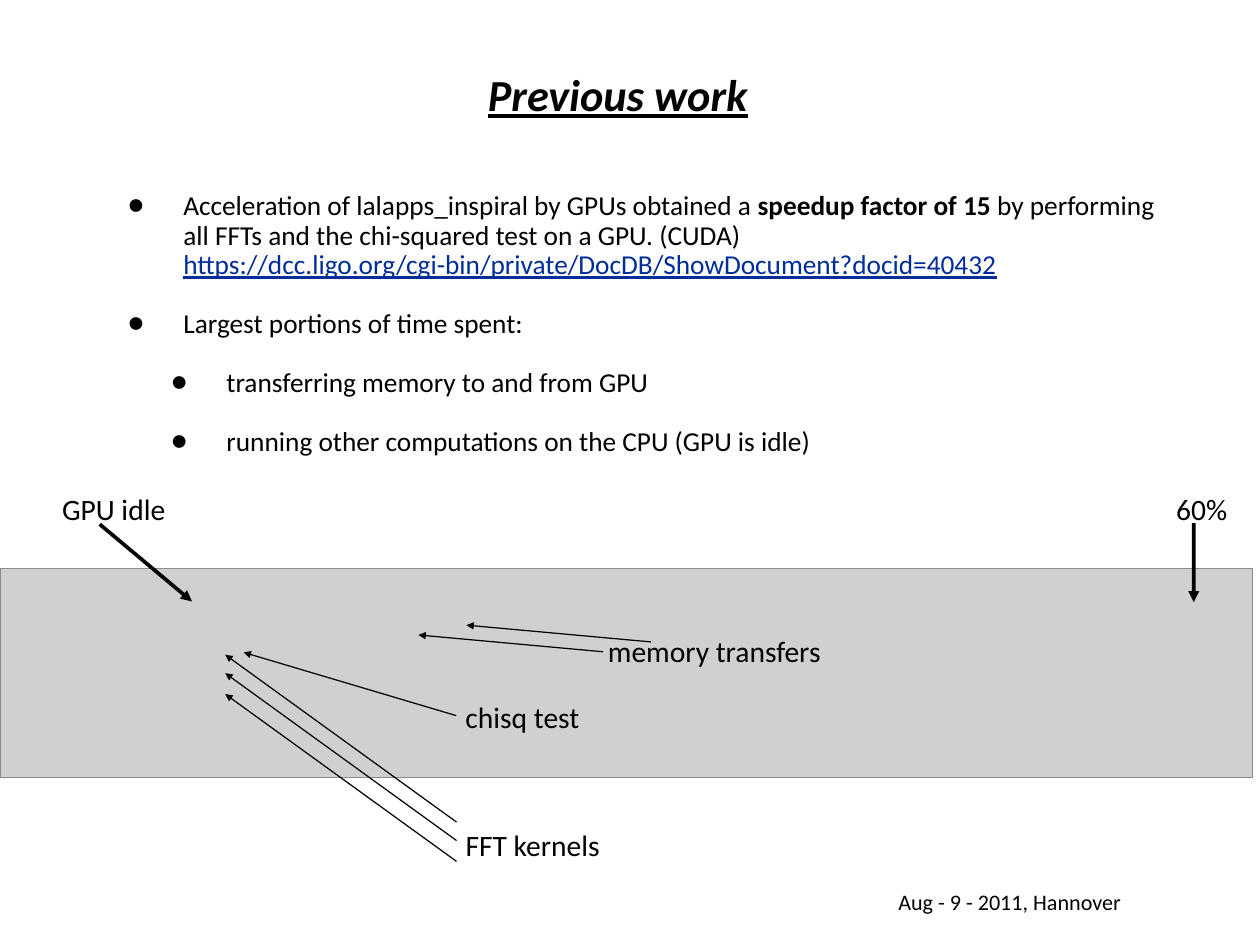
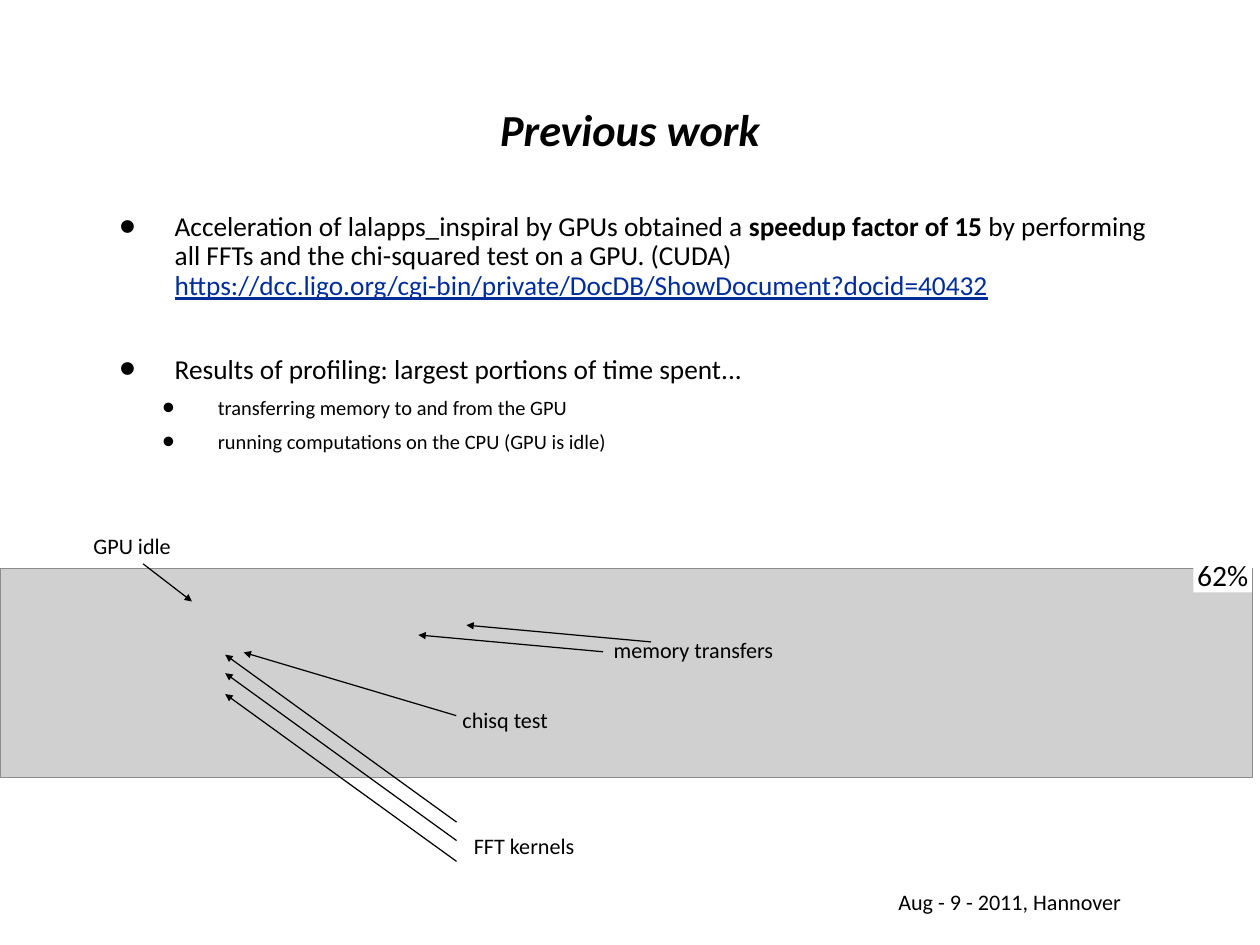
Before and after one commit to gwastro/pycbc, a slide deck: slide 2 of doc/Pycbc-Refactoring-GPU-inspiral.ppt. Drawn at 1260x945 pixels with LibreOffice and Linux fonts; fonts in the diff are those of the drawing; grey boxes stand for pictures; background and template pictures are left out. Boxes give left, top, right and bottom in pixels: in the first picture for what was removed or moved away, otherwise in the second. Text is boxed around its words. In the diff, an @@ line names an element or a change of style, - is before the commit and + after.

```diff
--- a/doc/Pycbc-Refactoring-GPU-inspiral.ppt
+++ b/doc/Pycbc-Refactoring-GPU-inspiral.ppt
@@ title "Previous work": place and size @@
-title "Previous work" at (488, 80, 747, 118)
+title "Previous work" at (500, 115, 760, 147)
@@ title "Previous work" at (500, 115, 760, 147): underline off @@
@@ text "Acceleration of lalapps_inspiral by GPUs ...": place and size @@
-text "Acceleration of lalapps_inspiral by GPUs ..." at (183, 196, 1154, 456)
+text "Acceleration of lalapps_inspiral by GPUs ..." at (175, 217, 1145, 453)
@@ text at (175, 217, 1145, 300): less space between paragraphs @@
@@ text at (175, 360, 741, 453): text changed; size 22.2 to 16.6 pt @@
-• Largest portions of time spent:
-  • transferring memory to and from GPU
-  • running other computations on the CPU (GPU is idle)
+• Results of profiling: largest portions of time spent...
+  • transferring memory to and from the GPU
+  • running computations on the CPU (GPU is idle)
@@ text removed at (1176, 500, 1227, 527) @@
-60%
@@ size 24 to 18 pt in 4 elements at (474, 838, 574, 854), (462, 712, 548, 732), (614, 640, 773, 662), (93, 538, 171, 554) @@
@@ text "GPU idle": place and size @@
-text "GPU idle" at (62, 499, 165, 527)
+text "GPU idle" at (93, 538, 171, 554)
@@ arrow removed from (1194, 523) to (1194, 603) @@
@@ arrow moved from (100, 525) - (192, 602) to (143, 564) - (192, 602) @@
@@ arrow (143, 564) - (192, 602): stroke #000000 3 pt to #000000 0.99 pt @@
@@ rectangle added at (1194, 557, 1252, 593), fill #FFFFFF, 24 pt, text #000000 @@
+62%
@@ text "FFT kernels": place and size @@
-text "FFT kernels" at (466, 835, 600, 857)
+text "FFT kernels" at (474, 838, 574, 854)
```
Also in this commit, not shown: 9 other slides changed, 3 other files.
